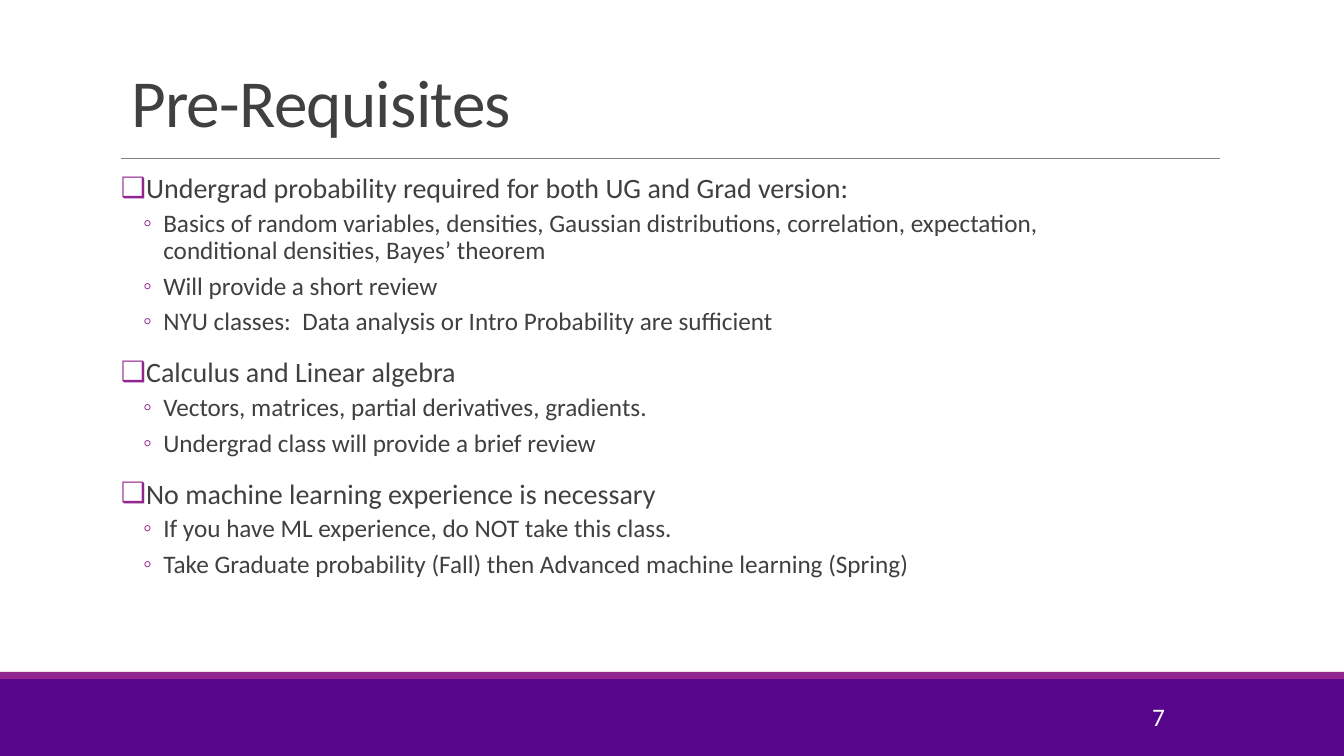
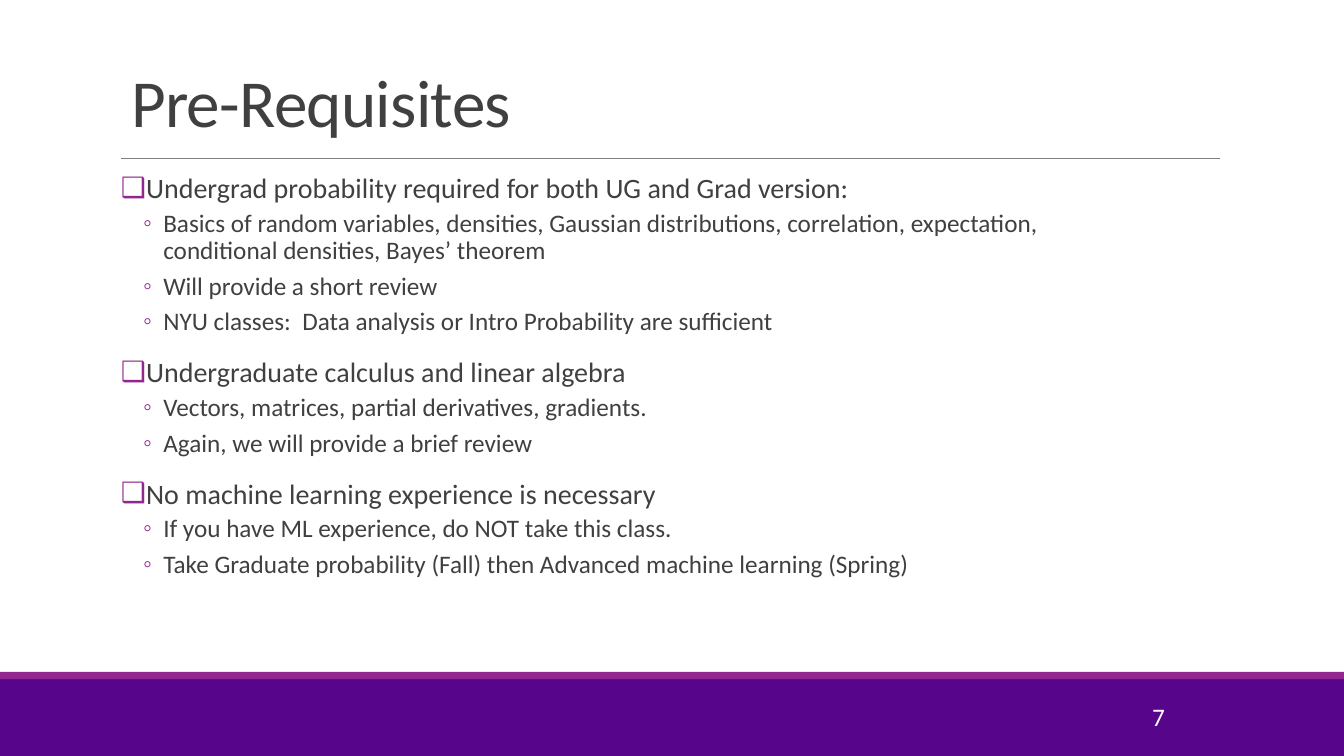
Before and after one commit to joshzzl/introml, a slide deck: slide 7 of lectures/CourseAdmin.pptx. Drawn at 1344x756 pixels with LibreOffice and Linux fonts; fonts in the diff are those of the drawing; background and template pictures are left out. Boxes give left, top, right and bottom in pixels: in the first picture for what was removed or moved away, otherwise in the second. Text is boxed around its words. In the diff, an @@ line names an element or a change of style, - is before the commit and + after.

```diff
--- a/lectures/CourseAdmin.pptx
+++ b/lectures/CourseAdmin.pptx
@@ text at (x1=146, y1=362, x2=625, y2=387): text changed @@
-❑ Calculus and Linear algebra
+❑ Undergraduate calculus and linear algebra
@@ text at (x1=163, y1=434, x2=532, y2=457): text changed @@
-  ◦ Undergrad class will provide a brief review
+  ◦ Again, we will provide a brief review
```
Also in this commit, not shown: 4 other slides changed, 3 other files.
